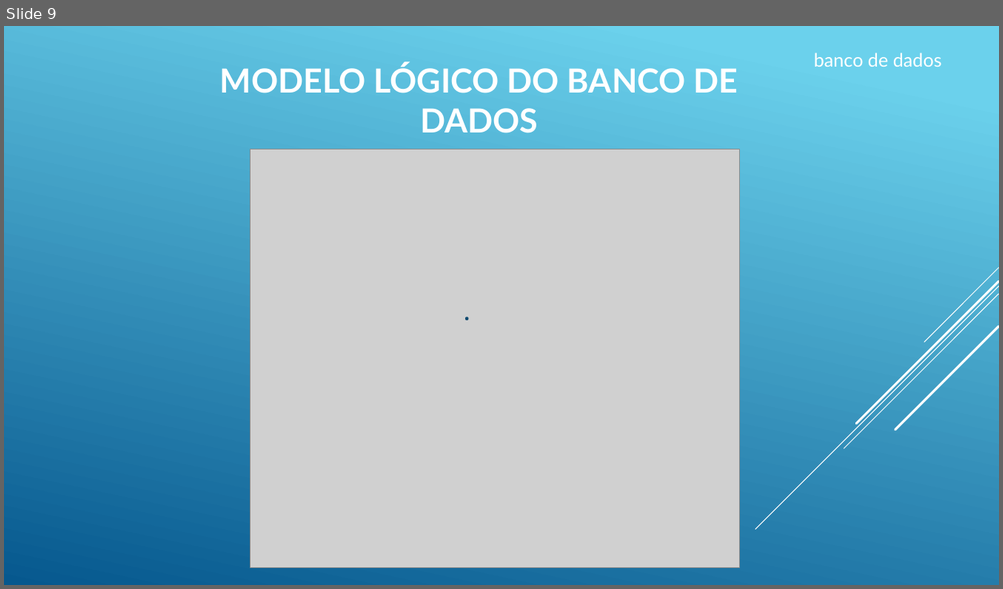
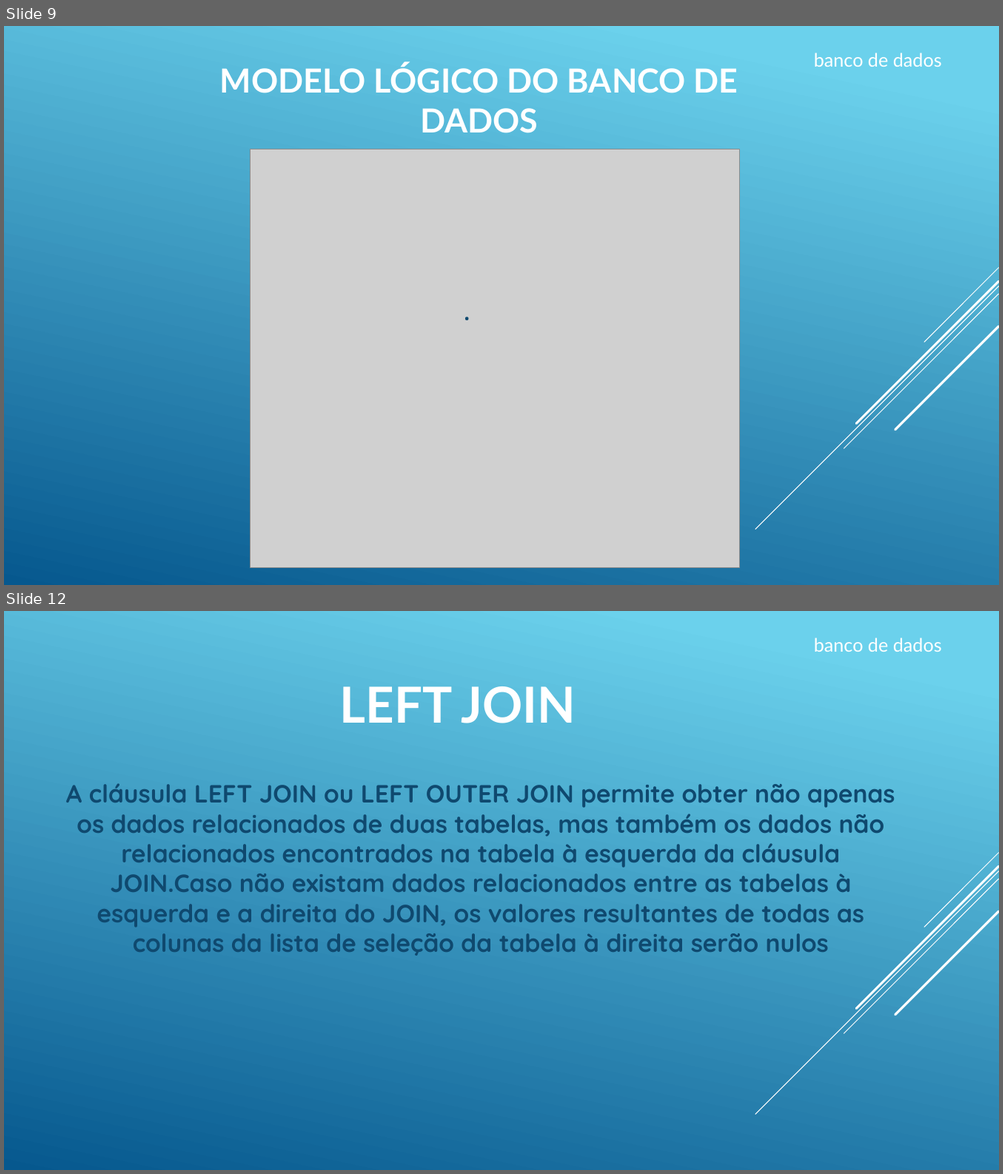
Before and after one commit to TarsilaMoreno/becajava.aulasql2, a slide deck: bancodedados.pptx. Shown one above the other, each under a label of ours: slide 9 before the commit, slides 9 and 12 after it; the slides between them are not shown. The pictures are 1003x589 and 1003x1174 pixels, drawn with LibreOffice and Linux fonts; fonts in the diff are those of the drawing; grey boxes stand for pictures. Boxes give left, top, right and bottom in pixels: in the first picture for what was removed or moved away, otherwise in the second. Text is boxed around its words. In the diff, an @@ line names an element or a change of style, - is before the commit and + after.

```diff
--- a/bancodedados.pptx
+++ b/bancodedados.pptx
@@ slide 12 added at box(4, 611, 999, 1170), background gradient #6ED2EB to #06588E; not listed: 5 template elements that a slide beside it also shows @@
@@ text added at box(814, 638, 942, 652), 18 pt, text #FFFFFF @@
+banco de dados
@@ title added at box(340, 686, 576, 723), 48 pt, text #FFFFFF, bold @@
+LEFT JOIN
@@ text added at box(66, 783, 894, 956), 24 pt, text #0F496F, bold @@
+A cláusula LEFT JOIN ou LEFT OUTER JOIN permite obter não apenas os dados relacionados de duas tabelas, mas também os dados não relacionados encontrados na tabela à esquerda da cláusula JOIN.Caso não existam dados relacionados entre as tabelas à esquerda e a direita do JOIN, os valores resultantes de todas as colunas da lista de seleção da tabela à direita serão nulos
```
Also in this commit, not shown: 1 slide changed, 3 other slides added.
